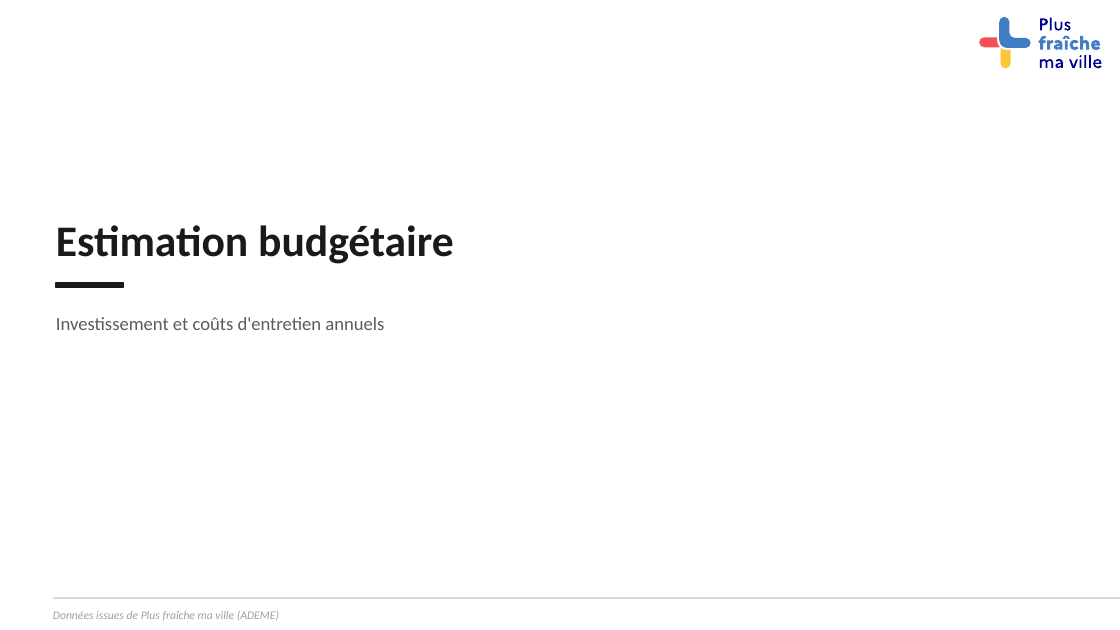
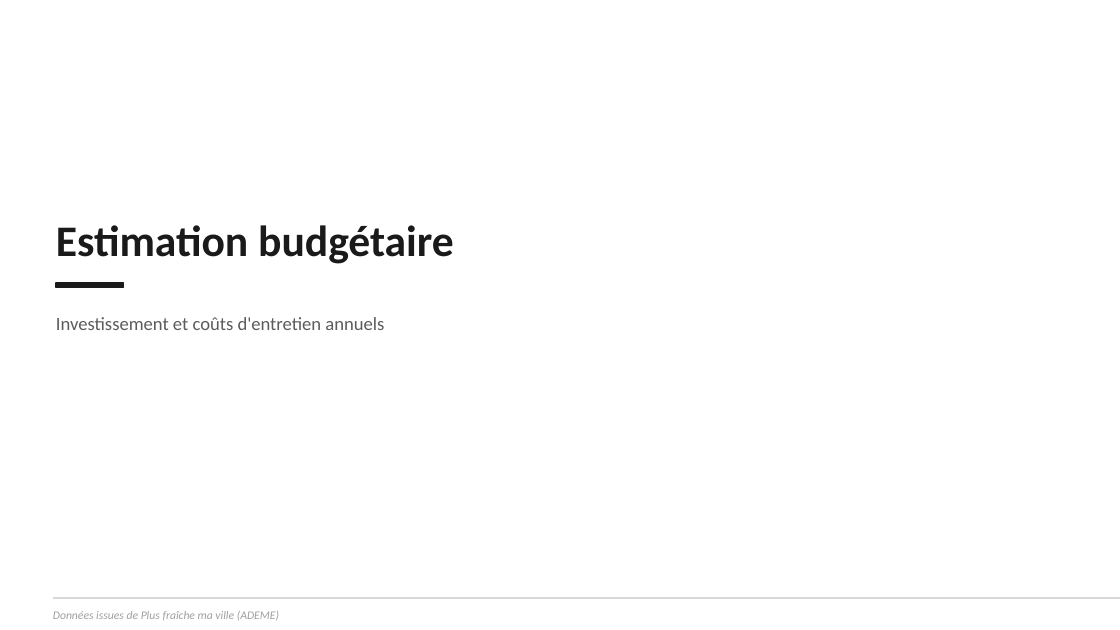
Before and after one commit to incubateur-ademe/plusfraichemaville-site, a slide deck: slide 9 of public/templates/template_synthese_projet.pptx. Drawn at 1120x630 pixels with LibreOffice and Linux fonts; fonts in the diff are those of the drawing; background and template pictures are left out. Boxes give left, top, right and bottom in pixels: in the first picture for what was removed or moved away, otherwise in the second. Text is boxed around its words. In the diff, an @@ line names an element or a change of style, - is before the commit and + after.

```diff
--- a/public/templates/template_synthese_projet.pptx
+++ b/public/templates/template_synthese_projet.pptx
@@ group removed at box(980, 17, 1102, 68): 5 freeform shapes @@
```
Also in this commit, not shown: 13 other slides changed.
